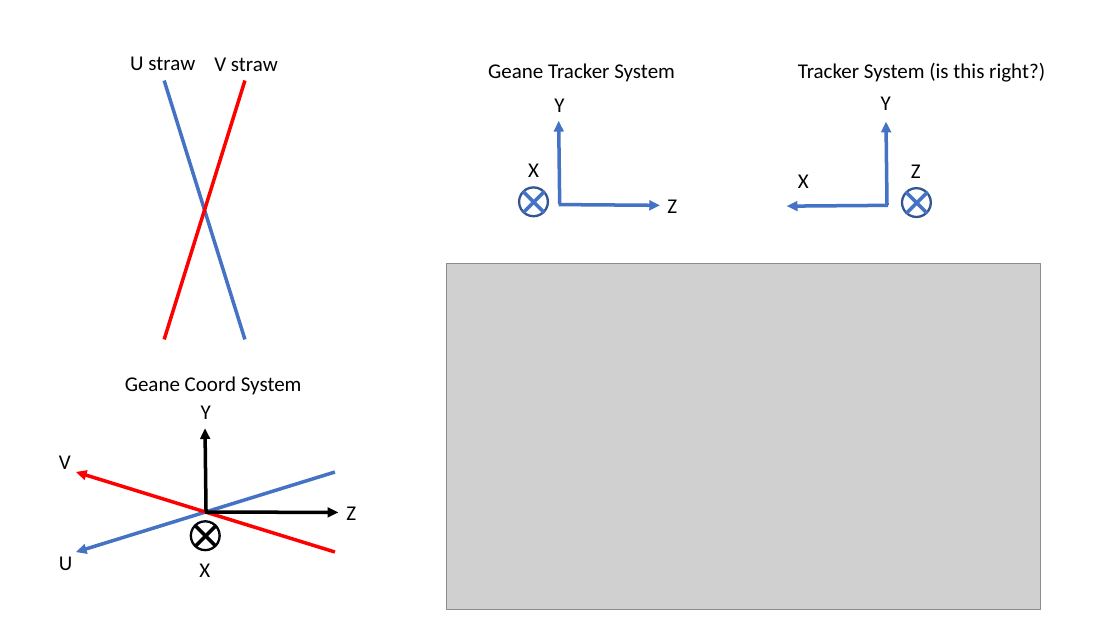
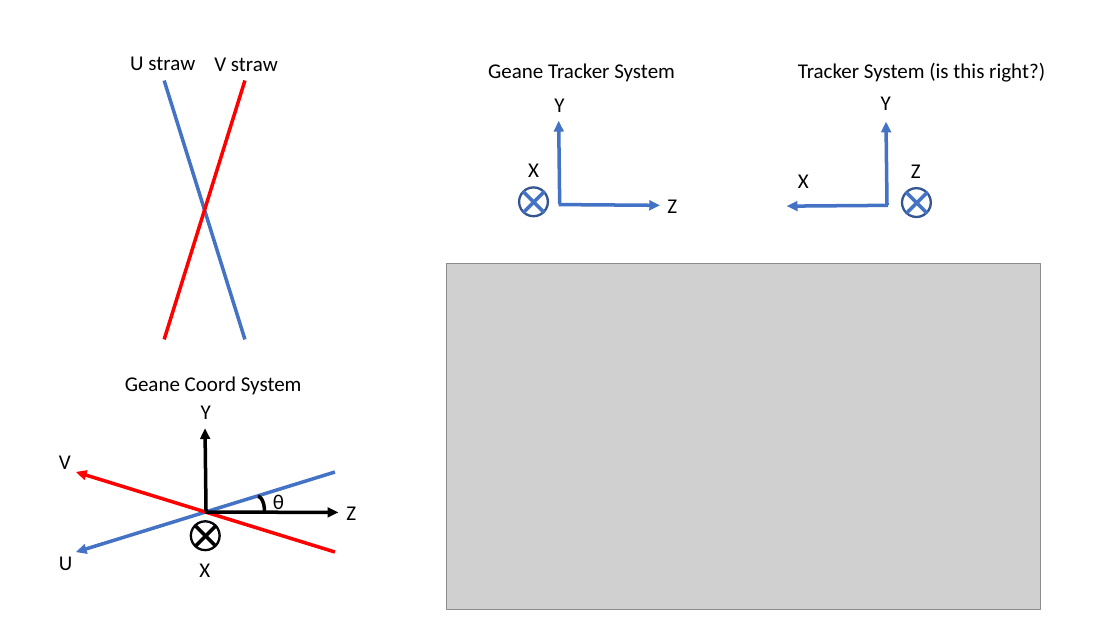
Before and after one commit to nkinnaird/Geane-Documentation, a slide deck: slide 3 of Images/CoordSys/CoordSys.pptx. Drawn at 1120x630 pixels with LibreOffice and Linux fonts; fonts in the diff are those of the drawing; grey boxes stand for pictures. Boxes give left, top, right and bottom in pixels: in the first picture for what was removed or moved away, otherwise in the second. Text is boxed around its words. In the diff, an @@ line names an element or a change of style, - is before the commit and + after.

Commit message:
Coord sys section and removed wavy red lines from ppt.

```diff
--- a/Images/CoordSys/CoordSys.pptx
+++ b/Images/CoordSys/CoordSys.pptx
@@ arc (boxed as its full ellipse) added at (x1=251, y1=497, x2=265, y2=526), outline #000000 3 pt @@
@@ text added at (x1=273, y1=492, x2=284, y2=516), 18 pt, text #000000 @@
+θ
```
Also in this commit, not shown: 6 other files.
